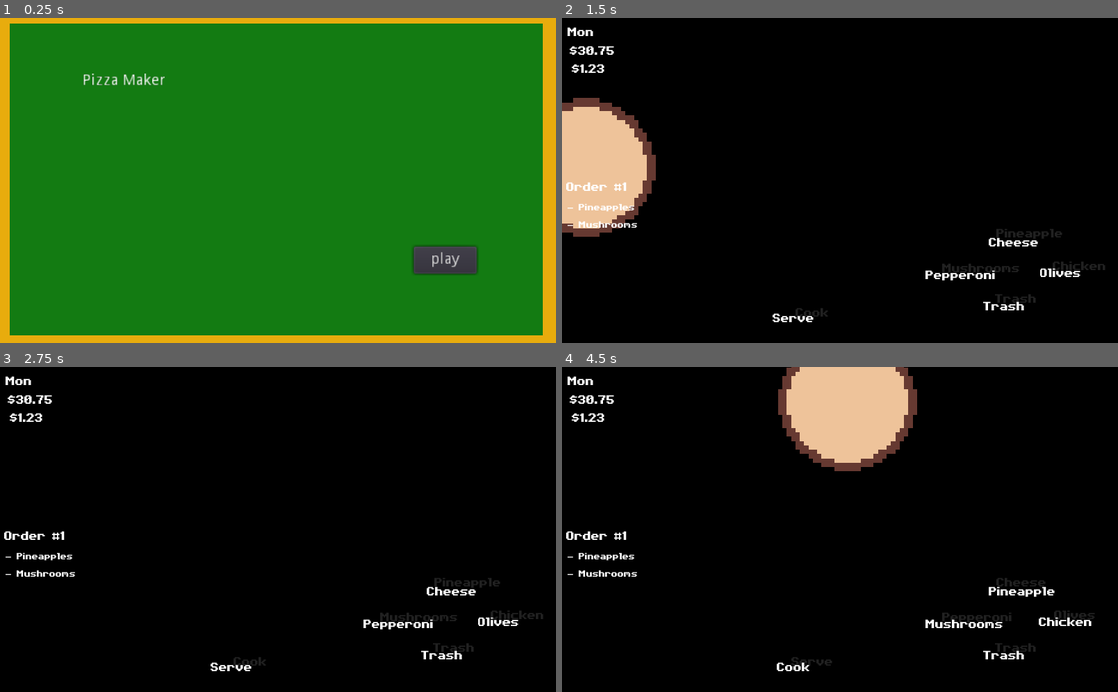
Above: before the commit, frames 1-4 (two rows, left to right).
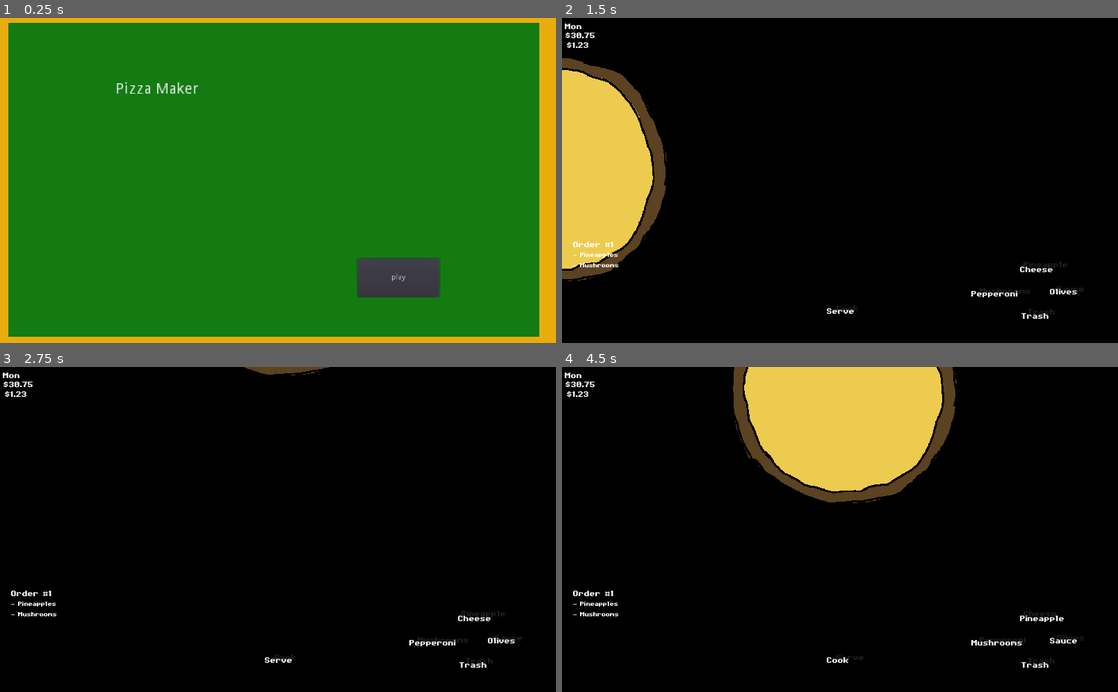
Above: after the commit, the same moments.

Repository: Boyquotes/pizza-maker
Game: Godot game, scene res://game/scene/main_menu.tscn
The game is run twice, just before and just after one commit, with the same random seed, the same clock (stepped at 60 frames per second) and the same inputs.
Inputs:
- Up to frame 1 (0.25 s): no input
- Up to frame 2 (1.5 s): click "play" at 0.5 s; tap Enter (ui_accept) at 1.25 s; hold Right (right_topping) from 1.28 s (still down)
- Up to frame 3 (2.75 s): tap Enter (ui_accept) at 1.52, 2.27 s; release Right (right_topping) at 2.03 s; hold Down (down_topping) from 2.03 s (still down)
- Up to frame 4 (4.5 s): release Down (down_topping) at 2.78 s; hold Right (right_topping) 2.78-3.53 s; tap Enter (ui_accept) at 3.5, 3.77, 4.25 s; hold Up (up_topping) 3.53-4.28 s; hold Shift (left_shift) from 4.28 s (still down)

The runs differ from the first frame. In frame 1, 4.3% of the frame differs, in the area x 1-98%, y 1-99%; in frame 2, 11%; in frame 3, 2.6%; in frame 4, 16%, in the area x 0-96%, y 0-94%.

Commit message:
Change sprites and replaced chicken with sauce

Diff:
--- a/game/game.gd
+++ b/game/game.gd
@@ -17,7 +17,7 @@
 #COOKED = 0
 #CHEESE = 1
 #PEPPERONI = 2
-#CHICKEN = 3
+#sauce = 3
 #OLIVES = 4
 #PINEAPPLES = 5
 #MUSHROOMS = 6
--- a/game/game.tscn
+++ b/game/game.tscn
@@ -17,7 +17,7 @@
 "times": PoolRealArray( 0, 1 ),
 "transitions": PoolRealArray( 1, 1 ),
 "update": 0,
-"values": [ Vector2( -98, 138 ), Vector2( 263, 138 ) ]
+"values": [ Vector2( -280, 280 ), Vector2( 520, 280 ) ]
 }
 
 [sub_resource type="Animation" id=2]
@@ -33,19 +33,19 @@
 "times": PoolRealArray( 0, 0.5 ),
 "transitions": PoolRealArray( 1, 1 ),
 "update": 0,
-"values": [ Vector2( 263, 136 ), Vector2( 263, -86 ) ]
+"values": [ Vector2( 520, 280 ), Vector2( 520, -225 ) ]
 }
 
 [node name="Game" type="Node2D"]
 script = ExtResource( 2 )
 
 [node name="Background" type="Sprite" parent="."]
-position = Vector2( 261, 153 )
-scale = Vector2( 65.625, 39.625 )
+position = Vector2( 529.25, 310.25 )
+scale = Vector2( 132.688, 78.9375 )
 texture = ExtResource( 3 )
 
 [node name="Pizza" parent="." instance=ExtResource( 1 )]
-position = Vector2( -98, 138 )
+position = Vector2( -280, 280 )
 
 [node name="HUD" parent="." instance=ExtResource( 4 )]
 
--- a/game/global/global.gd
+++ b/game/global/global.gd
@@ -9,5 +9,5 @@
 	"alt_up": "pineapple",
 	"alt_down": "trash",
 	"alt_left": "mushrooms",
-	"alt_right": "chicken",
+	"alt_right": "sauce",
 }
--- a/game/hud/HUD.gd
+++ b/game/hud/HUD.gd
@@ -28,11 +28,11 @@
 func _load_font(path: String) -> void:
 	font = DynamicFont.new()
 	font.font_data = load(path)
-	font.size = 18
+	font.size = 24
 
 	font_smaller = DynamicFont.new()
 	font_smaller.font_data = load(path)
-	font_smaller.size = 14
+	font_smaller.size = 18
 
 func update_labels(shift_down: bool) -> void:
 	if shift_down:
--- a/game/hud/HUD.tscn
+++ b/game/hud/HUD.tscn
@@ -27,85 +27,85 @@
 text = "$1.23"
 
 [node name="ToppingUp" type="Label" parent="."]
-margin_left = 393.0
-margin_top = 198.0
-margin_right = 433.0
-margin_bottom = 212.0
+margin_left = 843.0
+margin_top = 452.0
+margin_right = 883.0
+margin_bottom = 466.0
 text = "Peps"
 align = 1
 
 [node name="TopBack" type="Label" parent="."]
-margin_left = 400.0
-margin_top = 190.0
-margin_right = 440.0
-margin_bottom = 204.0
+margin_left = 850.0
+margin_top = 444.0
+margin_right = 890.0
+margin_bottom = 458.0
 custom_colors/font_color = Color( 0.698039, 0.698039, 0.698039, 0.184314 )
 text = "Cook"
 align = 1
 
 [node name="ToppingLeft" type="Label" parent="."]
-margin_left = 335.0
-margin_top = 228.0
-margin_right = 375.0
-margin_bottom = 242.0
+margin_left = 754.0
+margin_top = 498.0
+margin_right = 794.0
+margin_bottom = 512.0
 text = "Peps"
 align = 1
 
 [node name="LeftBack" type="Label" parent="."]
-margin_left = 350.0
-margin_top = 222.0
-margin_right = 390.0
-margin_bottom = 236.0
+margin_left = 769.0
+margin_top = 492.0
+margin_right = 809.0
+margin_bottom = 506.0
 custom_colors/font_color = Color( 0.698039, 0.698039, 0.698039, 0.184314 )
 text = "Cook"
 align = 1
 
 [node name="ToppingDown" type="Label" parent="."]
-margin_left = 387.0
-margin_top = 257.0
-margin_right = 427.0
-margin_bottom = 271.0
+margin_left = 846.0
+margin_top = 538.0
+margin_right = 886.0
+margin_bottom = 552.0
 text = "Peps"
 align = 1
 
 [node name="DownBack" type="Label" parent="."]
-margin_left = 398.0
-margin_top = 250.0
-margin_right = 438.0
-margin_bottom = 264.0
+margin_left = 857.0
+margin_top = 531.0
+margin_right = 897.0
+margin_bottom = 545.0
 custom_colors/font_color = Color( 0.698039, 0.698039, 0.698039, 0.184314 )
 text = "Cook"
 align = 1
 
 [node name="ToppingRight" type="Label" parent="."]
-margin_left = 439.0
-margin_top = 226.0
-margin_right = 479.0
-margin_bottom = 240.0
+margin_left = 898.0
+margin_top = 494.0
+margin_right = 938.0
+margin_bottom = 508.0
 text = "Peps"
 align = 1
 
 [node name="RightBack" type="Label" parent="."]
-margin_left = 452.0
-margin_top = 220.0
-margin_right = 492.0
-margin_bottom = 234.0
+margin_left = 911.0
+margin_top = 488.0
+margin_right = 951.0
+margin_bottom = 502.0
 custom_colors/font_color = Color( 0.698039, 0.698039, 0.698039, 0.184314 )
 text = "Cook"
 align = 1
 
 [node name="OrderNumber" type="Label" parent="."]
-margin_left = 4.0
-margin_top = 147.0
-margin_right = 139.0
-margin_bottom = 161.0
+margin_left = 20.0
+margin_top = 407.0
+margin_right = 155.0
+margin_bottom = 421.0
 text = "Order #"
 
 [node name="Order" type="VBoxContainer" parent="."]
-margin_left = 5.0
-margin_top = 169.0
-margin_right = 140.0
-margin_bottom = 309.0
+margin_left = 21.0
+margin_top = 429.0
+margin_right = 156.0
+margin_bottom = 569.0
 
 [node name="0" type="Label" parent="Order"]
 margin_right = 135.0
@@ -149,18 +149,18 @@
 text = "- Mushrooms"
 
 [node name="Bottom" type="Label" parent="."]
-margin_left = 193.0
-margin_top = 268.0
-margin_right = 233.0
-margin_bottom = 282.0
+margin_left = 488.0
+margin_top = 530.0
+margin_right = 528.0
+margin_bottom = 544.0
 text = "Cook"
 align = 1
 
 [node name="BottomBack" type="Label" parent="."]
-margin_left = 210.0
-margin_top = 263.0
-margin_right = 250.0
-margin_bottom = 277.0
+margin_left = 505.0
+margin_top = 525.0
+margin_right = 545.0
+margin_bottom = 539.0
 custom_colors/font_color = Color( 0.698039, 0.698039, 0.698039, 0.184314 )
 text = "Cook"
 align = 1
--- a/game/pizza/pizza.gd
+++ b/game/pizza/pizza.gd
@@ -21,7 +21,7 @@
 onready var cheese_sprite: Sprite = $Toppings/Cheese
 onready var peps_sprite: Sprite = $Toppings/Peps
 onready var mushrooms_sprite: Sprite = $Toppings/Mushrooms
-onready var chicken_sprite: Sprite = $Toppings/Chicken
+onready var sauce_sprite: Sprite = $Toppings/Sauce
 onready var olives_sprite: Sprite = $Toppings/Olives
 onready var pineapples_sprite: Sprite = $Toppings/Pineapples
 
@@ -50,7 +50,7 @@
 	self.pizza_code = [0,0,0,0,0,0,0]
 	self._hide_toppings()
 	self.is_cooked = false
-	self.position = Vector2(-98,138)
+	self.position = Vector2(-280,280)
 
 
 func _update_code(array_item: int) -> void:
@@ -109,7 +109,7 @@
 #COOKED = 0
 #CHEESE = 1
 #PEPPERONI = 2
-#CHICKEN = 3
+#sauce = 3
 #OLIVES = 4
 #PINEAPPLES = 5
 #MUSHROOMS = 6
@@ -130,7 +130,7 @@
 		2:
 			self.peps_sprite.visible = true
 		3:
-			self.chicken_sprite.visible = true
+			self.sauce_sprite.visible = true
 		4:
 			self.olives_sprite.visible = true
 		5:
--- a/game/pizza/pizza.tscn
+++ b/game/pizza/pizza.tscn
@@ -1,9 +1,15 @@
-[gd_scene load_steps=15 format=2]
+[gd_scene load_steps=21 format=2]
 
-[ext_resource path="res://game/pizza/pizza_sheet.png" type="Texture" id=1]
+[ext_resource path="res://game/pizza/pineapples.png" type="Texture" id=1]
 [ext_resource path="res://game/pizza/dough.png" type="Texture" id=2]
 [ext_resource path="res://game/pizza/pizza.gd" type="Script" id=3]
 [ext_resource path="res://game/pizza/steam.png" type="Texture" id=4]
+[ext_resource path="res://game/pizza/dough_1.png" type="Texture" id=5]
+[ext_resource path="res://game/pizza/mushrooms.png" type="Texture" id=6]
+[ext_resource path="res://game/pizza/olives.png" type="Texture" id=7]
+[ext_resource path="res://game/pizza/sauce.png" type="Texture" id=8]
+[ext_resource path="res://game/pizza/peps.png" type="Texture" id=9]
+[ext_resource path="res://game/pizza/cheese.png" type="Texture" id=10]
 
 [sub_resource type="Animation" id=1]
 resource_name = "pulse"
@@ -60,41 +66,41 @@
 extents = Vector2( 45, 45.5 )
 
 [node name="Pizza" type="Node2D"]
+scale = Vector2( 0.7, 0.7 )
 script = ExtResource( 3 )
 
 [node name="Dough" type="Sprite" parent="."]
+visible = false
 texture = ExtResource( 2 )
+
+[node name="Dough2" type="Sprite" parent="."]
+texture = ExtResource( 5 )
 
 [node name="Toppings" type="Node2D" parent="."]
 
+[node name="Sauce" type="Sprite" parent="Toppings"]
+scale = Vector2( 1, 1 )
+texture = ExtResource( 8 )
+region_rect = Rect2( 0, 640, 128, 128 )
+
 [node name="Cheese" type="Sprite" parent="Toppings"]
-texture = ExtResource( 1 )
-region_enabled = true
+texture = ExtResource( 10 )
 region_rect = Rect2( 0, 256, 128, 128 )
 
 [node name="Peps" type="Sprite" parent="Toppings"]
-texture = ExtResource( 1 )
-region_enabled = true
+texture = ExtResource( 9 )
 region_rect = Rect2( 0, 384, 128, 128 )
 
 [node name="Mushrooms" type="Sprite" parent="Toppings"]
-texture = ExtResource( 1 )
-region_enabled = true
+texture = ExtResource( 6 )
 region_rect = Rect2( 0, 896, 128, 128 )
 
-[node name="Chicken" type="Sprite" parent="Toppings"]
-texture = ExtResource( 1 )
-region_enabled = true
-region_rect = Rect2( 0, 640, 128, 128 )
-
 [node name="Olives" type="Sprite" parent="Toppings"]
-texture = ExtResource( 1 )
-region_enabled = true
+texture = ExtResource( 7 )
 region_rect = Rect2( 0, 512, 128, 128 )
 
 [node name="Pineapples" type="Sprite" parent="Toppings"]
 texture = ExtResource( 1 )
-region_enabled = true
 region_rect = Rect2( 0, 768, 128, 128 )
 
 [node name="AnimationPlayer" type="AnimationPlayer" parent="."]
@@ -104,35 +110,36 @@
 [node name="Tween" type="Tween" parent="."]
 
 [node name="SteamSprites" type="Node2D" parent="."]
-visible = false
+scale = Vector2( 3.5, 3.5 )
 
 [node name="Steam" type="AnimatedSprite" parent="SteamSprites"]
 position = Vector2( -36, -45 )
 frames = SubResource( 9 )
+frame = 2
 playing = true
 
 [node name="Steam2" type="AnimatedSprite" parent="SteamSprites"]
 position = Vector2( 39, 14 )
 frames = SubResource( 9 )
-frame = 5
+frame = 1
 playing = true
 
 [node name="Steam3" type="AnimatedSprite" parent="SteamSprites"]
 position = Vector2( 22, -39 )
 frames = SubResource( 9 )
-frame = 5
+frame = 1
 playing = true
 
 [node name="Steam4" type="AnimatedSprite" parent="SteamSprites"]
 position = Vector2( -2, -3 )
 frames = SubResource( 9 )
-frame = 5
+frame = 1
 playing = true
 
 [node name="Steam5" type="AnimatedSprite" parent="SteamSprites"]
 position = Vector2( -38, 21 )
 frames = SubResource( 9 )
-frame = 5
+frame = 1
 playing = true
 
 [node name="Area2D" type="Area2D" parent="."]
--- a/game/scene/main_menu.tscn
+++ b/game/scene/main_menu.tscn
@@ -10,27 +10,28 @@
 [node name="ColorRect" type="ColorRect" parent="."]
 margin_left = -2.0
 margin_top = -2.0
-margin_right = 512.0
-margin_bottom = 301.0
+margin_right = 1025.0
+margin_bottom = 615.0
 color = Color( 0.909804, 0.67451, 0.0509804, 1 )
 
 [node name="ColorRect2" type="ColorRect" parent="."]
-margin_left = 9.0
-margin_top = 5.0
-margin_right = 500.0
-margin_bottom = 293.0
+margin_left = 16.0
+margin_top = 9.0
+margin_right = 993.0
+margin_bottom = 588.0
 color = Color( 0.0745098, 0.482353, 0.0705882, 1 )
 
 [node name="Label" type="Label" parent="."]
-margin_left = 76.0
-margin_top = 51.0
-margin_right = 158.0
-margin_bottom = 69.0
+margin_left = 213.0
+margin_top = 118.0
+margin_right = 295.0
+margin_bottom = 136.0
+rect_scale = Vector2( 2, 2 )
 text = "Pizza Maker"
 
 [node name="Button" type="Button" parent="."]
-margin_left = 381.0
-margin_top = 211.0
-margin_right = 439.0
-margin_bottom = 236.0
+margin_left = 659.0
+margin_top = 444.0
+margin_right = 809.0
+margin_bottom = 515.0
 text = "play"
--- a/project.godot
+++ b/project.godot
@@ -36,8 +36,6 @@
 
 [display]
 
-window/size/width=512
-window/size/height=300
 window/size/test_width=1024
 window/size/test_height=600
 window/stretch/mode="2d"
Binary file added: game/pizza/cheese.png
Not shown, added: game/pizza/cheese.png.import
Binary file added: game/pizza/dough_1.png
Not shown, added: game/pizza/dough_1.png.import
Binary file added: game/pizza/dough_2.png
Not shown, added: game/pizza/dough_2.png.import
Binary file added: game/pizza/dough_3.png
Not shown, added: game/pizza/dough_3.png.import
Binary file added: game/pizza/mushrooms.png
Not shown, added: game/pizza/mushrooms.png.import
Binary file added: game/pizza/olives.png
Not shown, added: game/pizza/olives.png.import
(and 5 more such lines)
